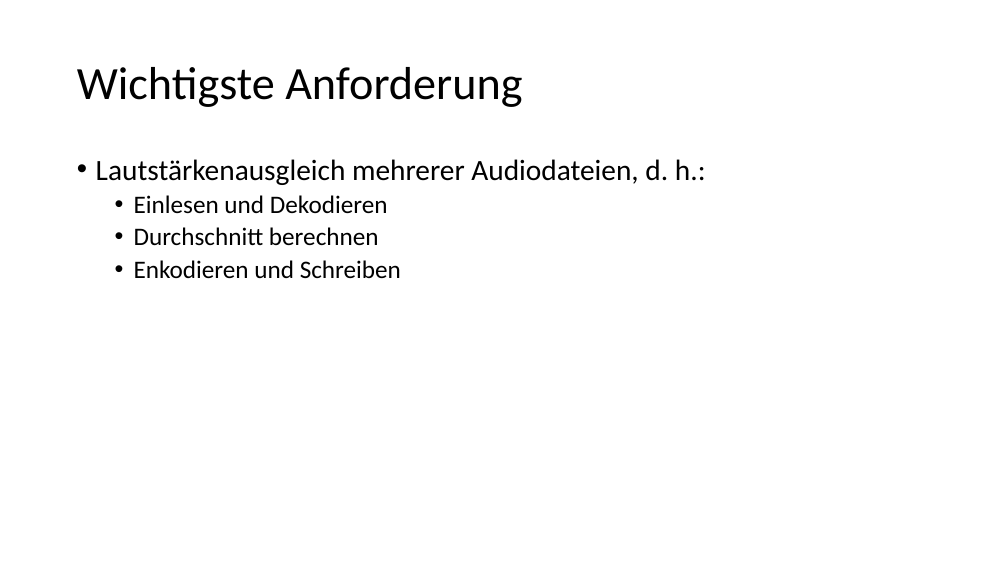
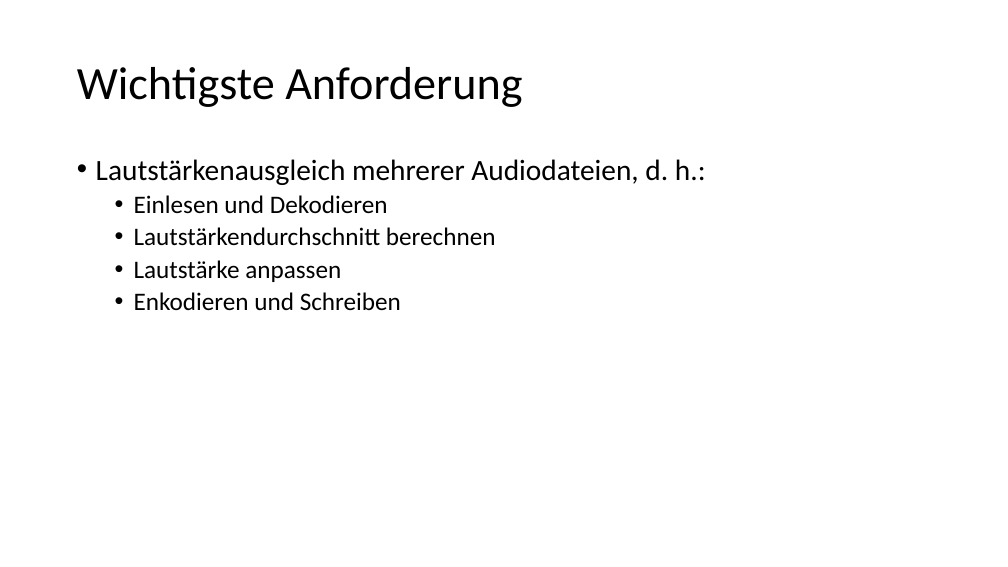
Before and after one commit to sose2019-ohm-se-praktikum/fehu238rfhf3df34, a slide deck: slide 2 of Präsentation.pptx. Drawn at 1008x567 pixels with LibreOffice and Linux fonts; fonts in the diff are those of the drawing. Boxes give left, top, right and bottom in pixels: in the first picture for what was removed or moved away, otherwise in the second. Text is boxed around its words. In the diff, an @@ line names an element or a change of style, - is before the commit and + after.

```diff
--- a/Präsentation.pptx
+++ b/Präsentation.pptx
@@ text at (x1=134, y1=227, x2=496, y2=282): text changed @@
-  • Durchschnitt berechnen
+  • Lautstärkendurchschnitt berechnen
+  • Lautstärke anpassen
```
Also in this commit, not shown: 1 other slide changed, 2 slides added, 2 slides removed.
